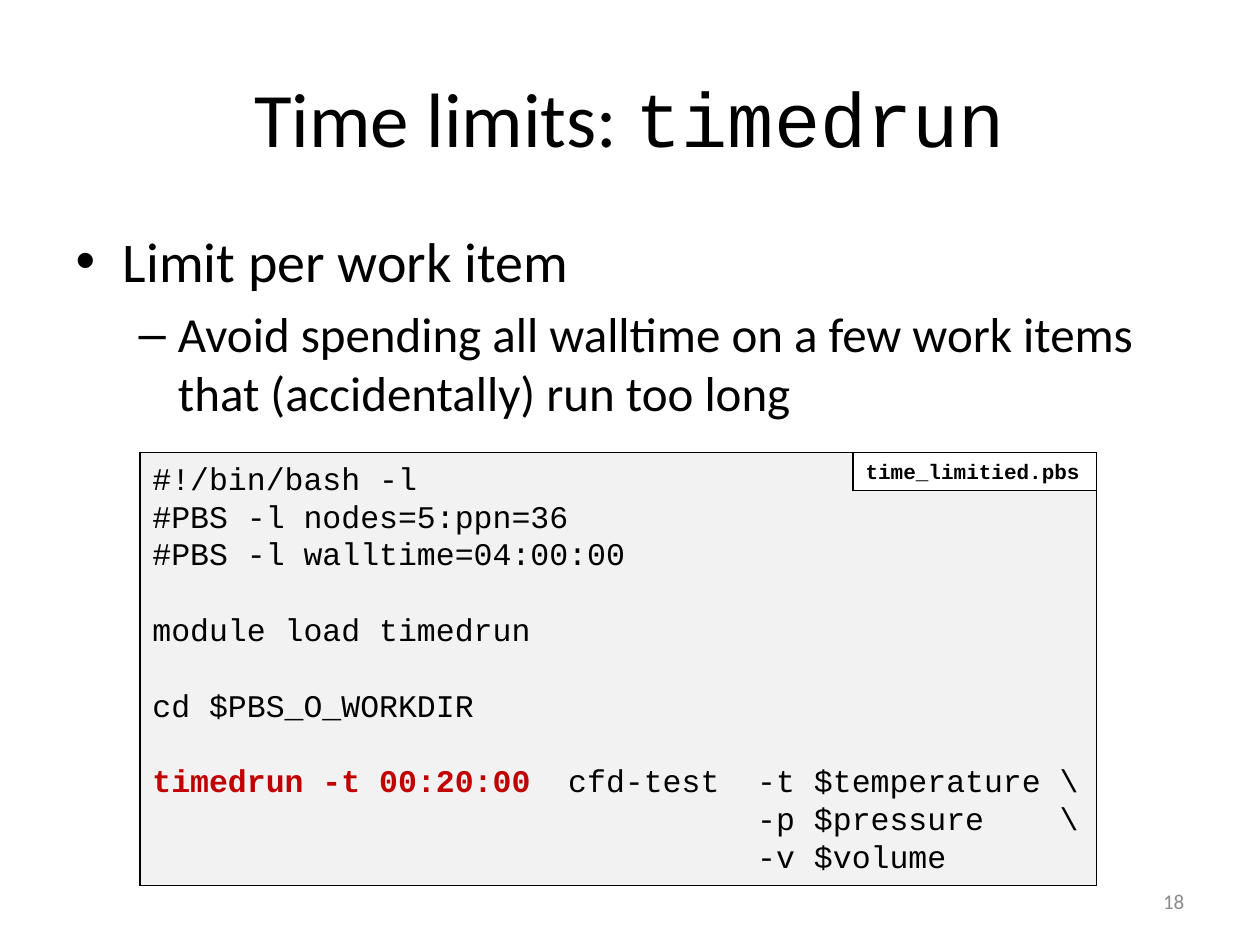
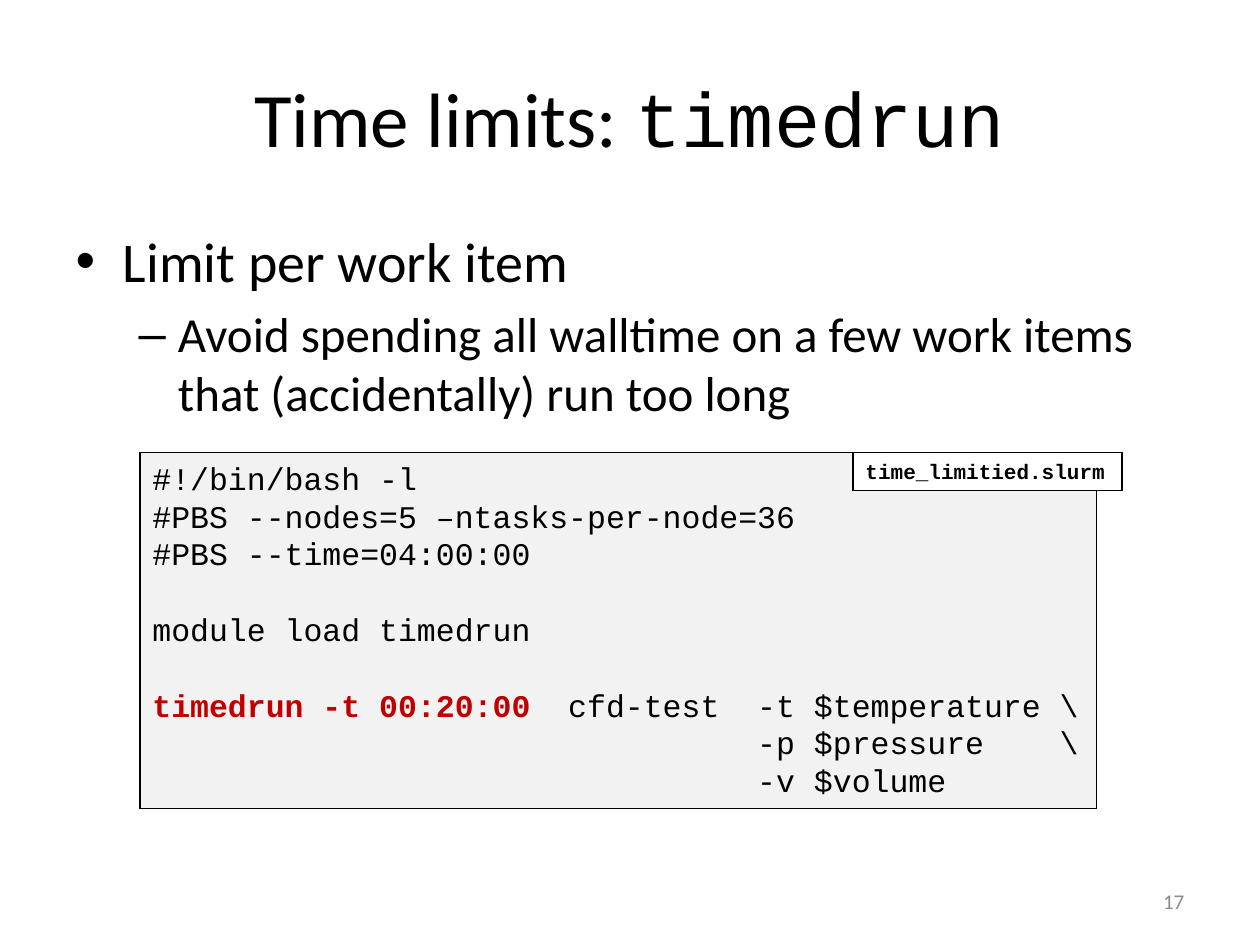
Before and after one commit to gjbex/worker-and-atools, a slide deck: slide 17 of worker_atools.pptx (slide 18 before the commit). Drawn at 1260x945 pixels with LibreOffice and Linux fonts; fonts in the diff are those of the drawing. Boxes give left, top, right and bottom in pixels: in the first picture for what was removed or moved away, otherwise in the second. Text is boxed around its words. In the diff, an @@ line names an element or a change of style, - is before the commit and + after.

Commit message:
Adapt worker slides for slurm

```diff
--- a/worker_atools.pptx
+++ b/worker_atools.pptx
@@ rectangle "#!/bin/bash -l #PBS --nodes=5 –ntasks-per-node=36 ...": place and size @@
-rectangle "#!/bin/bash -l #PBS --nodes=5 –ntasks-per-node=36 ..." at bbox=[140, 452, 1096, 885]
+rectangle "#!/bin/bash -l #PBS --nodes=5 –ntasks-per-node=36 ..." at bbox=[140, 452, 1096, 809]
@@ text in rectangle at bbox=[152, 467, 795, 566]: text changed @@
-#!/bin/bash -l
-#PBS -l nodes=5:ppn=36
-#PBS -l walltime=04:00:00
+#!/bin/bash -l
+#PBS --nodes=5 –ntasks-per-node=36
+#PBS --time=04:00:00
@@ rectangle "time_limitied.slurm": place and size @@
-rectangle "time_limitied.slurm" at bbox=[853, 452, 1096, 490]
+rectangle "time_limitied.slurm" at bbox=[853, 452, 1121, 490]
@@ text in rectangle at bbox=[865, 464, 1104, 482]: text changed @@
-time_limitied.pbs
+time_limitied.slurm
@@ text in rectangle at bbox=[152, 694, 474, 721]: paragraph removed @@
-cd $PBS_O_WORKDIR
@@ page number at bbox=[1163, 895, 1184, 909]: text changed @@
-18
+17
```
Also in this commit, not shown: 13 other slides changed, 2 slides removed.
